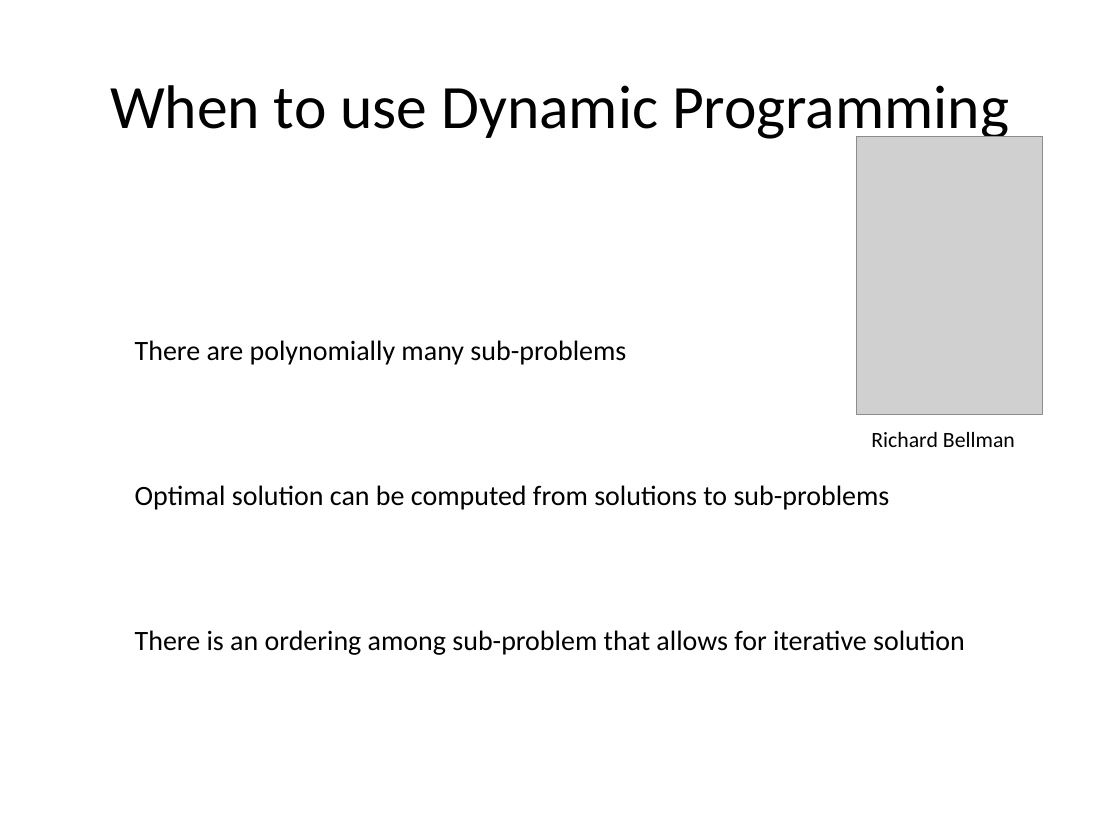
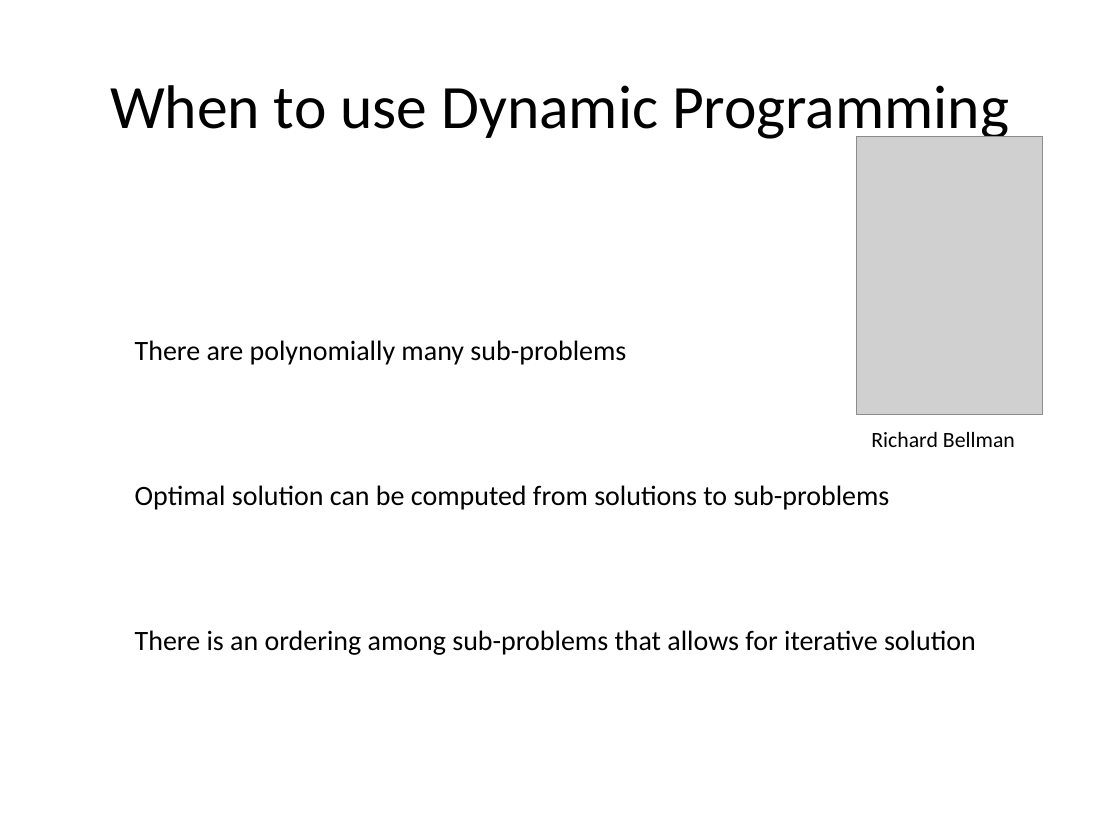
Before and after one commit to jessehartloff/Education, a slide deck: slide 2 of content/u18/cse331/media/slides/shortest_path_negatives.pptx. Drawn at 1120x840 pixels with LibreOffice and Linux fonts; fonts in the diff are those of the drawing; grey boxes stand for pictures. Boxes give left, top, right and bottom in pixels: in the first picture for what was removed or moved away, otherwise in the second. Text is boxed around its words. In the diff, an @@ line names an element or a change of style, - is before the commit and + after.

```diff
--- a/content/u18/cse331/media/slides/shortest_path_negatives.pptx
+++ b/content/u18/cse331/media/slides/shortest_path_negatives.pptx
@@ text at (135, 630, 976, 655): text changed @@
-There is an ordering among sub-problem that allows for iterative solution
+There is an ordering among sub-problems that allows for iterative solution
```
Also in this commit, not shown: 1 other slide changed, 1 other file.
